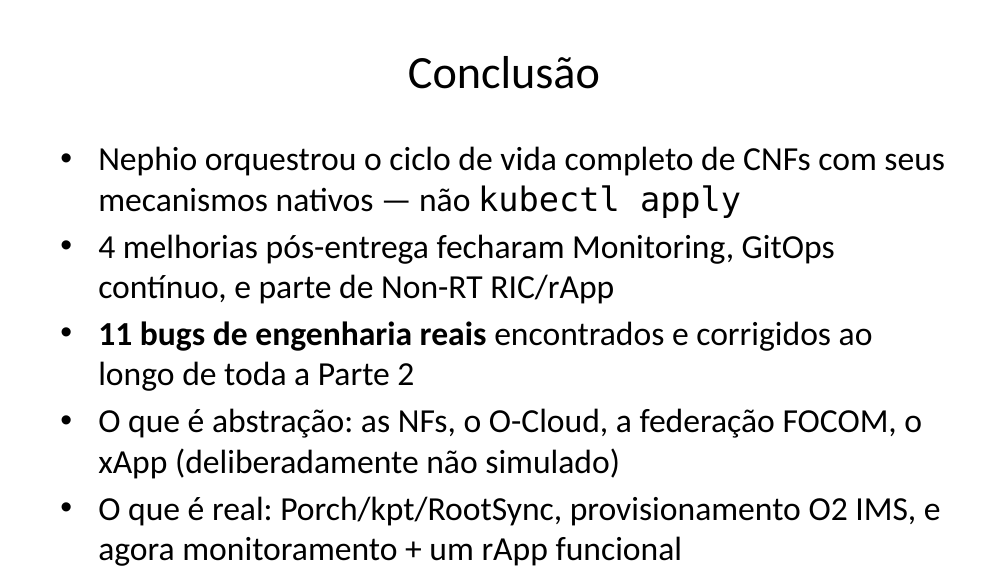
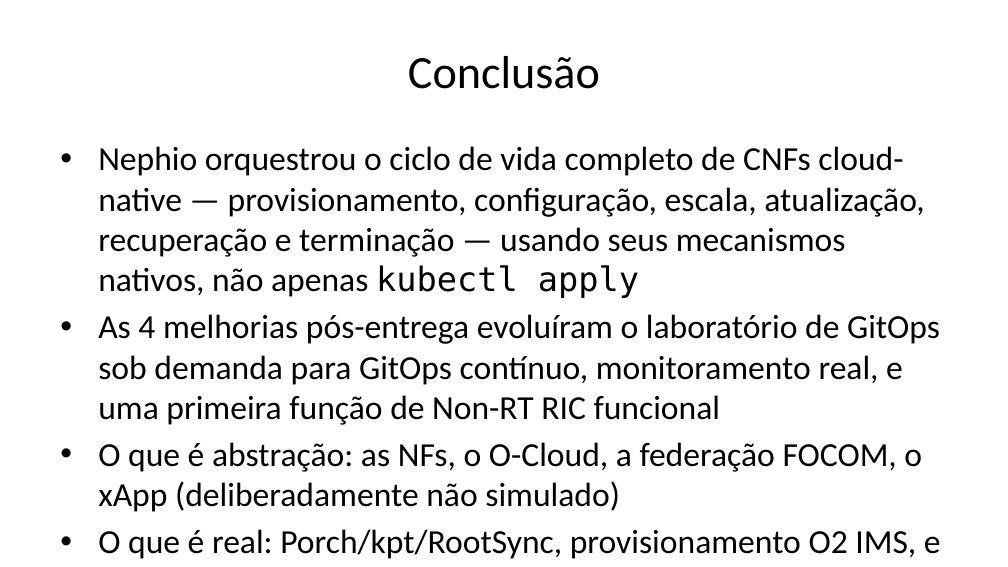
Before and after one commit to DiegoAbreuSWB/OpenRANCESARSMO, a slide deck: slide 29 of presentation/Parte2-Apresentacao-SMO-Nephio.pptx (slide 15 before the commit). Drawn at 1008x567 pixels with LibreOffice and Linux fonts; fonts in the diff are those of the drawing. Boxes give left, top, right and bottom in pixels: in the first picture for what was removed or moved away, otherwise in the second. Text is boxed around its words. In the diff, an @@ line names an element or a change of style, - is before the commit and + after.

Commit message:
docs: apresentação Parte 2 bem mais detalhada (15 -> 29 slides)
Pedido do usuário: mais detalhe, explicar o que foi feito/implementado/deixado de
fora, os experimentos individualmente, e o porquê de cada decisão.

- Cada um dos 6 experimentos originais ganha seu próprio slide (antes agrupados
  2-a-2), com comando, resultado real e o que prova.
- Novos slides de contexto/racional: objetivo da Parte 2, recap da tese da Parte 1,
  por que essas escolhas de ambiente, por que NFs simuladas (com a avaliação real
  de free5GC/UERANSIM/OAI que foi descartada), por que as 4 melhorias pós-entrega
  (a conversa real sobre O1/O2/A1/xApp/rApp que motivou o trabalho extra).
- Dois slides-resumo novos: "o que ficou de fora na entrega original" e "o que foi
  implementado x o que ficou de fora" (visão geral final).
- Reaproveita diagramas conceituais já existentes (nephio-arch, provisioning-flow)
  para as explicações de "como funciona" antes de cada bloco de experimentos.
- 29 slides, 10 imagens, notas de apresentador em todos.

```diff
--- a/presentation/Parte2-Apresentacao-SMO-Nephio.pptx
+++ b/presentation/Parte2-Apresentacao-SMO-Nephio.pptx
@@ text at [98,146,940,425]: text changed @@
-• Nephio orquestrou o ciclo de vida completo de CNFs com seus mecanismos nativos — não kubectl apply
-• 4 melhorias pós-entrega fecharam Monitoring, GitOps contínuo, e parte de Non-RT RIC/rApp
-• 11 bugs de engenharia reais encontrados e corrigidos ao longo de toda a Parte 2
+• Nephio orquestrou o ciclo de vida completo de CNFs cloud-native — provisionamento, configuração, escala, atualização, recuperação e terminação — usando seus mecanismos nativos, não apenas kubectl apply
+• As 4 melhorias pós-entrega evoluíram o laboratório de GitOps sob demanda para GitOps contínuo, monitoramento real, e uma primeira função de Non-RT RIC funcional
@@ text at [98,529,941,559]: text changed @@
-• O que é real: Porch/kpt/RootSync, provisionamento O2 IMS, e agora monitoramento + um rApp funcional
+• O que é real: Porch/kpt/RootSync, provisionamento O2 IMS, e agora monitoramento + um rApp funcional (com um achado genuíno sobre orquestração distribuída)
```
Also in this commit, not shown: 13 other slides changed, 15 slides added, 1 slide removed, 2 other files.
